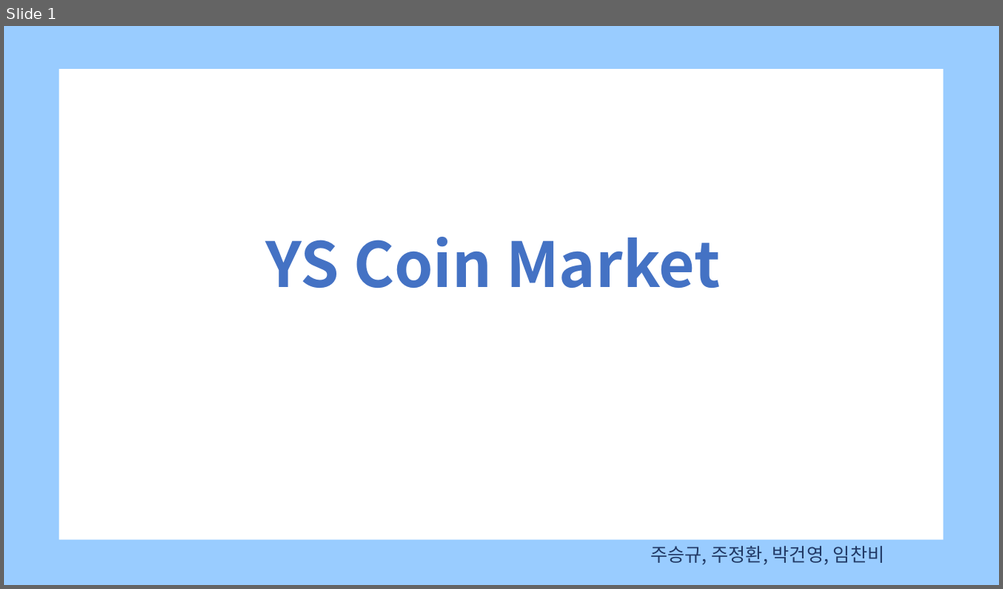
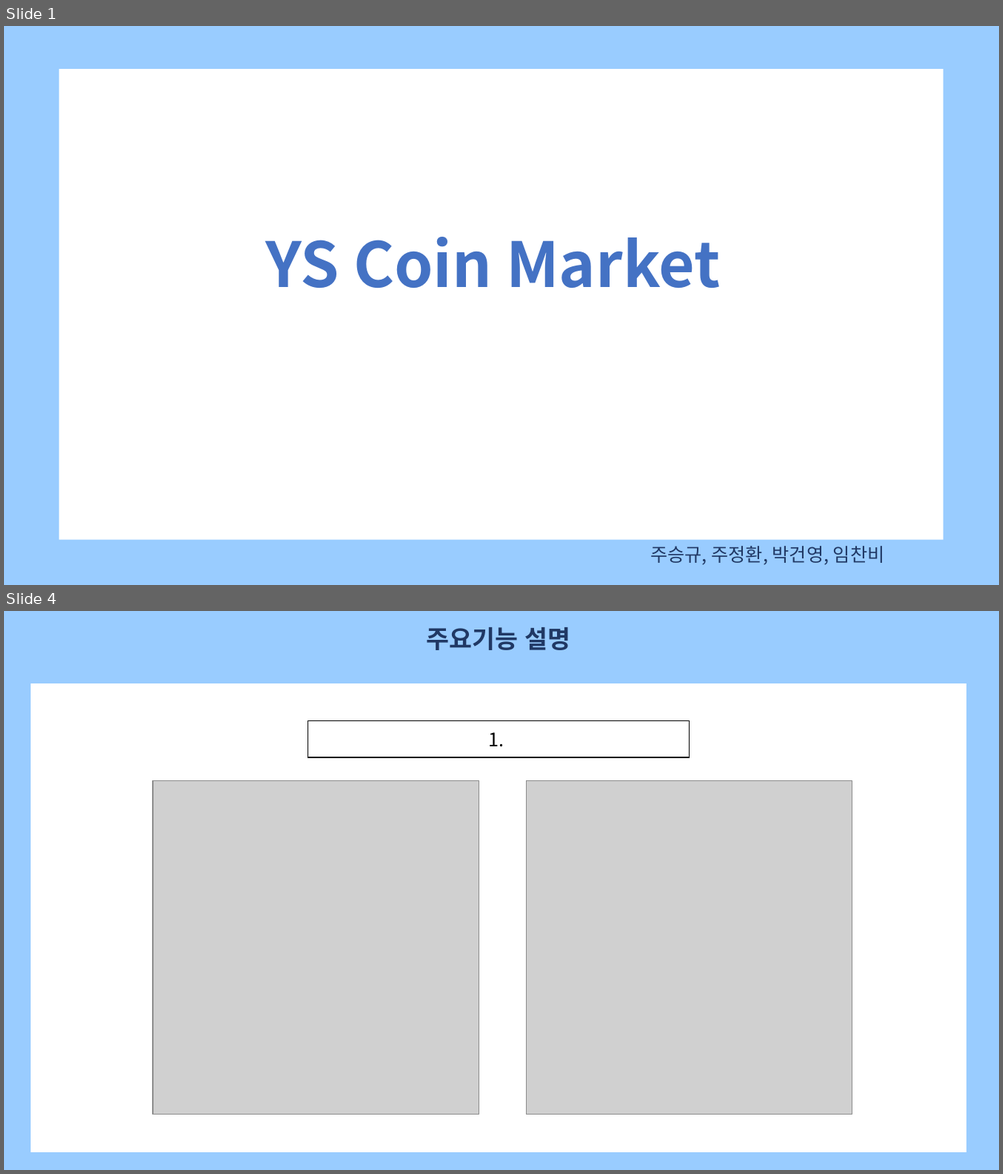
Before and after one commit to JuSeungKyu/ysCoinMarket, a slide deck: 템플릿PPT/YSCOIN_TYPE2.pptx. Shown one above the other, each under a label of ours: slide 1 before the commit, slides 1 and 4 after it; the slides between them are not shown. The pictures are 1003x589 and 1003x1174 pixels, drawn with LibreOffice and Linux fonts; fonts in the diff are those of the drawing; grey boxes stand for pictures. Boxes give left, top, right and bottom in pixels: in the first picture for what was removed or moved away, otherwise in the second. Text is boxed around its words. In the diff, an @@ line names an element or a change of style, - is before the commit and + after.

```diff
--- a/템플릿PPT/YSCOIN_TYPE2.pptx
+++ b/템플릿PPT/YSCOIN_TYPE2.pptx
@@ slide 4 added at (x1=4, y1=611, x2=999, y2=1170), background #99CCFF @@
@@ text added at (x1=427, y1=627, x2=571, y2=650), 24 pt, text #203864, bold @@
+주요기능 설명
@@ rectangle added at (x1=28, y1=682, x2=969, y2=1155), fill #FFFFFF, outline #99CCFF 3.75 pt @@
@@ rectangle added at (x1=307, y1=721, x2=689, y2=758), fill #FFFFFF, outline #000000 1.25 pt, 18 pt, text #000000 @@
+1.
@@ picture added at (x1=153, y1=781, x2=478, y2=1115) @@
@@ picture added at (x1=526, y1=781, x2=852, y2=1115) @@
```
Also in this commit, not shown: 2 other slides added, 7 slides removed, 3 other files.
